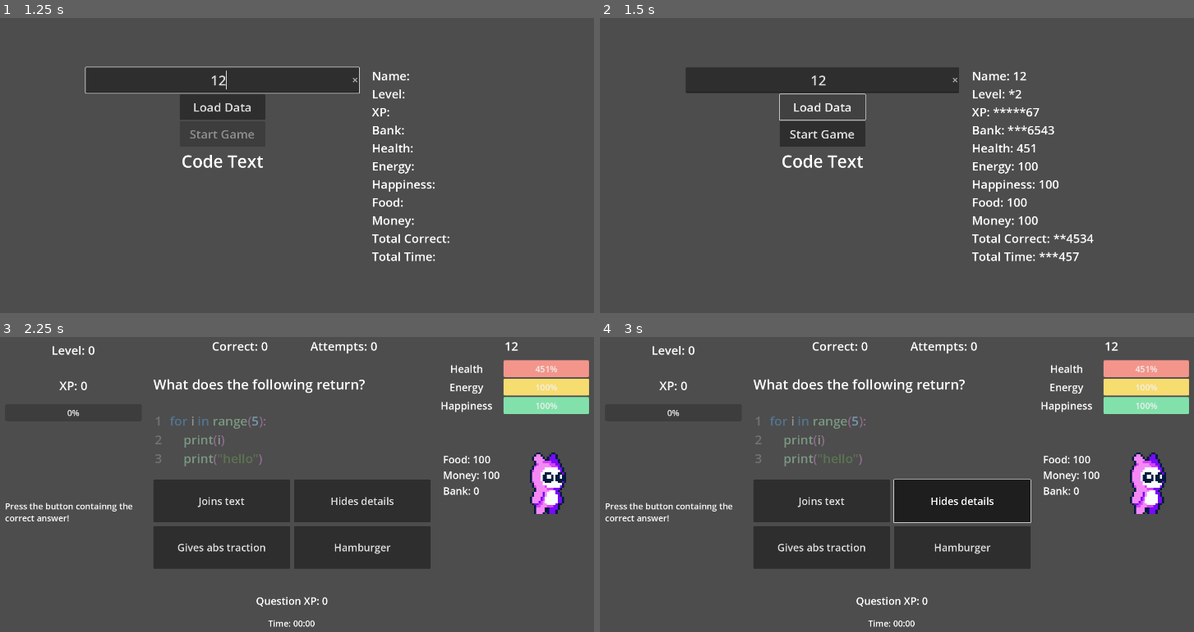
Above: before the commit, frames 1-4 (two rows, left to right).
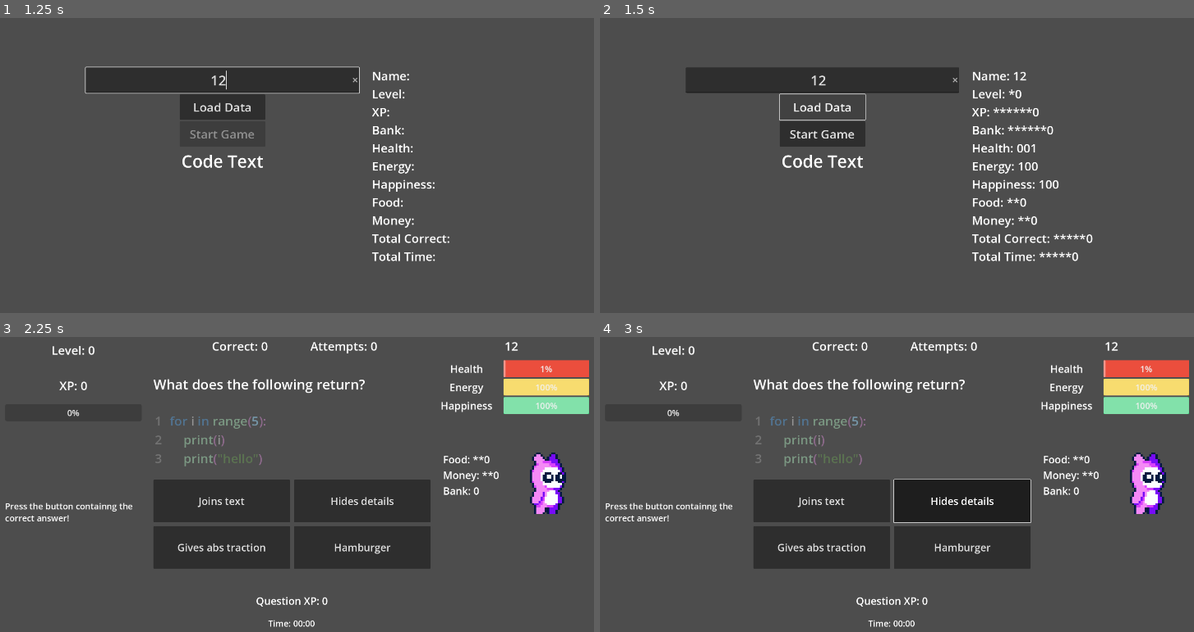
Above: after the commit, the same moments.

Repository: jweimerjr46/update-stats
Game: Godot game, scene res://main_menu.tscn
Same seed, same stepped clock (60 frames per second), same inputs: the game is played once before the commit and once after it.
Inputs (mouse positions are in pixels of both pictures, inside the frame that each line leads up to):
- Up to frame 1 (1.25 s): click (219, 79) at 0.52 s; type "12" at 0.6 s
- Up to frame 2 (1.5 s): click "Load Data" at 1.25 s
- Up to frame 3 (2.25 s): click "Start Game" at 2 s
- Up to frame 4 (3 s): click "Hides details" at 2.75 s

Frame 1 is identical in both runs. In frame 2, 0.4% of the frame differs, in the area x 68-84%, y 24-83%; in frame 3, 0.9%, in the area x 79-100%, y 7-49%; in frame 4, 0.9%.
Error in both runs: Invalid operands 'String' and 'float' in operator '/'. (res://quiz_screen.gd:78)

Commit message:
start of today working on save and loading data

Diff:
--- a/MainMenu.gd
+++ b/MainMenu.gd
@@ -63,8 +63,18 @@
 
 
 func save_game(to_encode):
-	var data = "*****JERRY*2*****67***6543*45100100100100**4534***457"
+	var data = Global.player_name.lpad(10, "*") + str(Global.level).lpad(2, "*") + str(Global.xp).lpad(7, "*") + str(Global.bank).lpad(7, "*") + str(Global.player_health).lpad(3, "*") + str(Global.energy).lpad(3, "*") + str(Global.happiness).lpad(3, "*") + str(Global.food).lpad(3, "*") + str(Global.money).lpad(3, "*") + str(Global.alltime_correct).lpad(6, "*") + str(Global.total_time_played).lpad(6, "*")
+	print(data)
 	Global.player_name = data.substr(0, 10)
+	var enc_string = Global.player_name
+	for ch in data.substr(10, -1):
+		if ch == "*":
+			enc_string += "*"
+		else:
+			print(String.chr(int(ch)))
+			enc_string += String.chr(int(ch) + 33)
+	print(enc_string)
+
 	Global.level = data.substr(10, 2)
 	Global.xp = data.substr(12, 7)
 	Global.bank = data.substr(19, 7)
